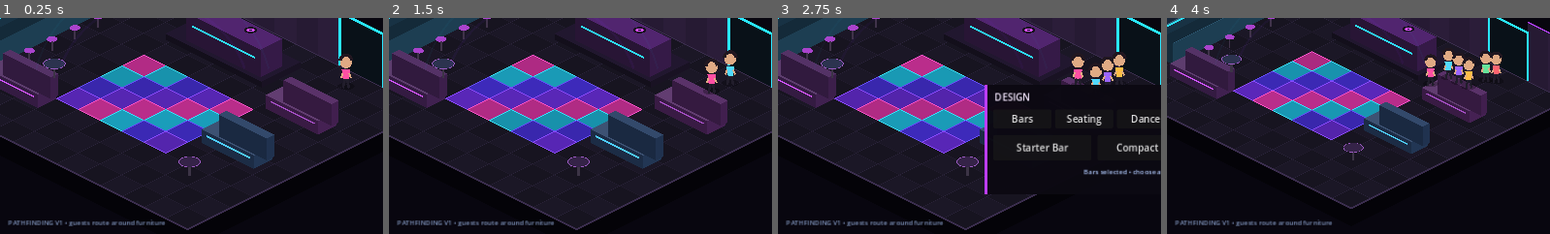
Above: before the commit, frames 1-4 (left to right).
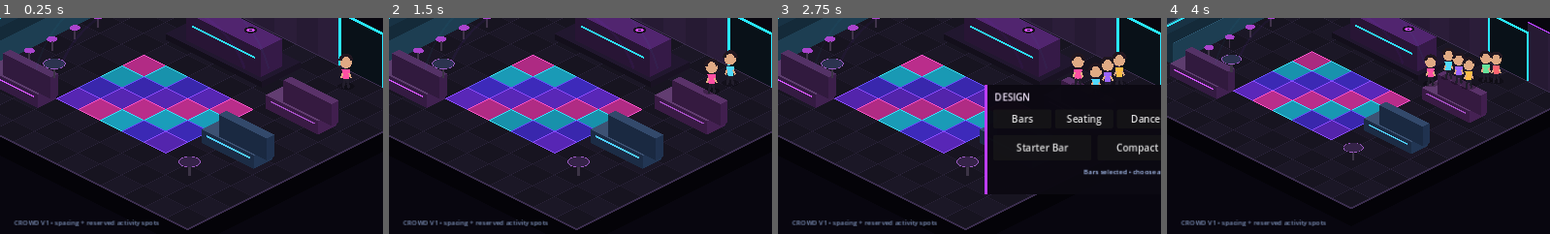
Above: after the commit, the same moments.

Repository: 22crob/Nightclub-City
Game: Godot game, scene res://scenes/main.tscn
Same seed, same stepped clock (60 frames per second), same inputs: the game is played once before the commit and once after it.
Inputs:
- Up to frame 1 (0.25 s): no input
- Up to frame 2 (1.5 s): click "−" at 0.5 s; click "+" at 1.25 s
- Up to frame 3 (2.75 s): click "DESIGN" at 2 s
- Up to frame 4 (4 s): click "×" at 2.75 s; click "−" at 3.5 s
The pictures show only the part of the screen within x 29-79%, y 49-99%; the shares and areas given below are measured in that part.

The runs differ from the first frame. In frame 1, 0.5% of the frame differs, in the area x 2-44%, y 93-97%; in frame 2, 0.5%; in frame 3, 0.5%; in frame 4, 0.5%.

Commit message:
Label crowd spacing test build

Diff:
--- a/godot/scenes/main.tscn
+++ b/godot/scenes/main.tscn
@@ -76,7 +76,7 @@
 grow_vertical = 0
 theme_override_colors/font_color = Color(0.50, 0.58, 0.74, 1)
 theme_override_font_sizes/font_size = 11
-text = "PATHFINDING V1 • guests route around furniture"
+text = "CROWD V1 • spacing + reserved activity spots"
 horizontal_alignment = 1
 
 [node name="ZoomControls" type="ColorRect" parent="HUD"]
